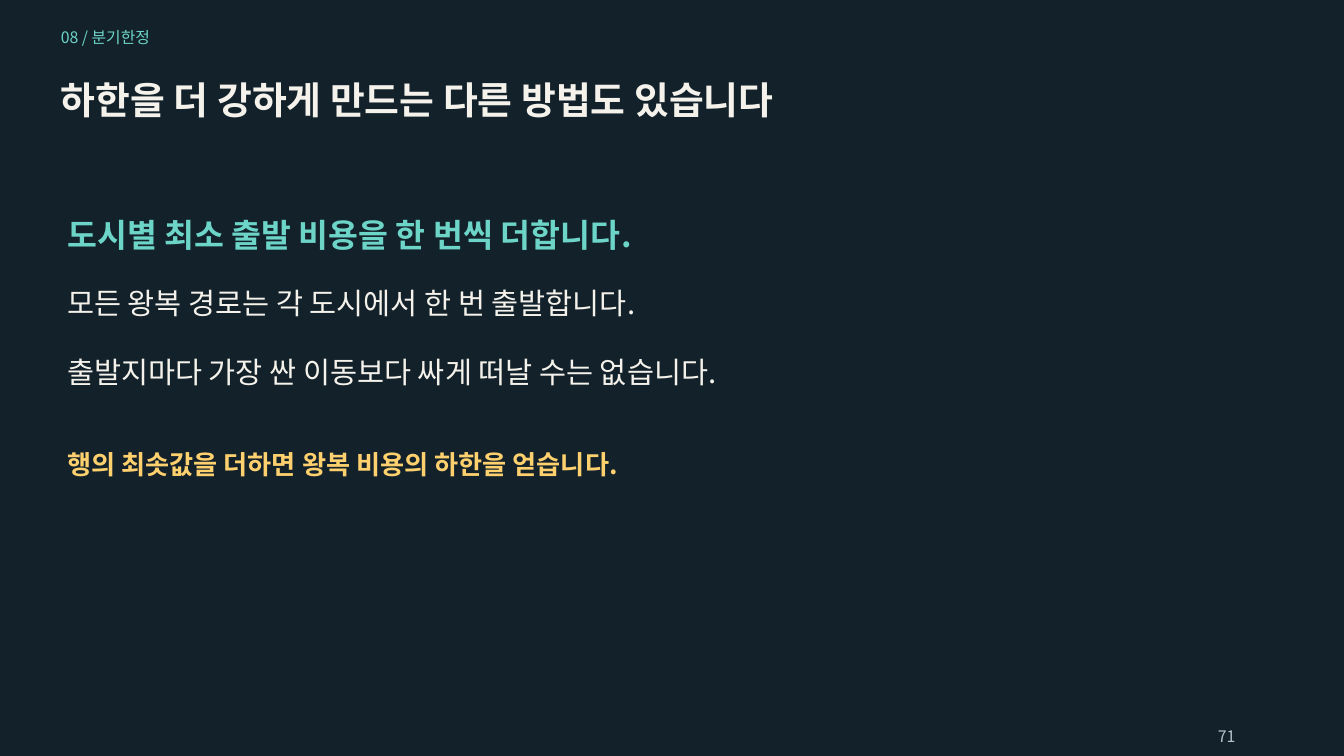
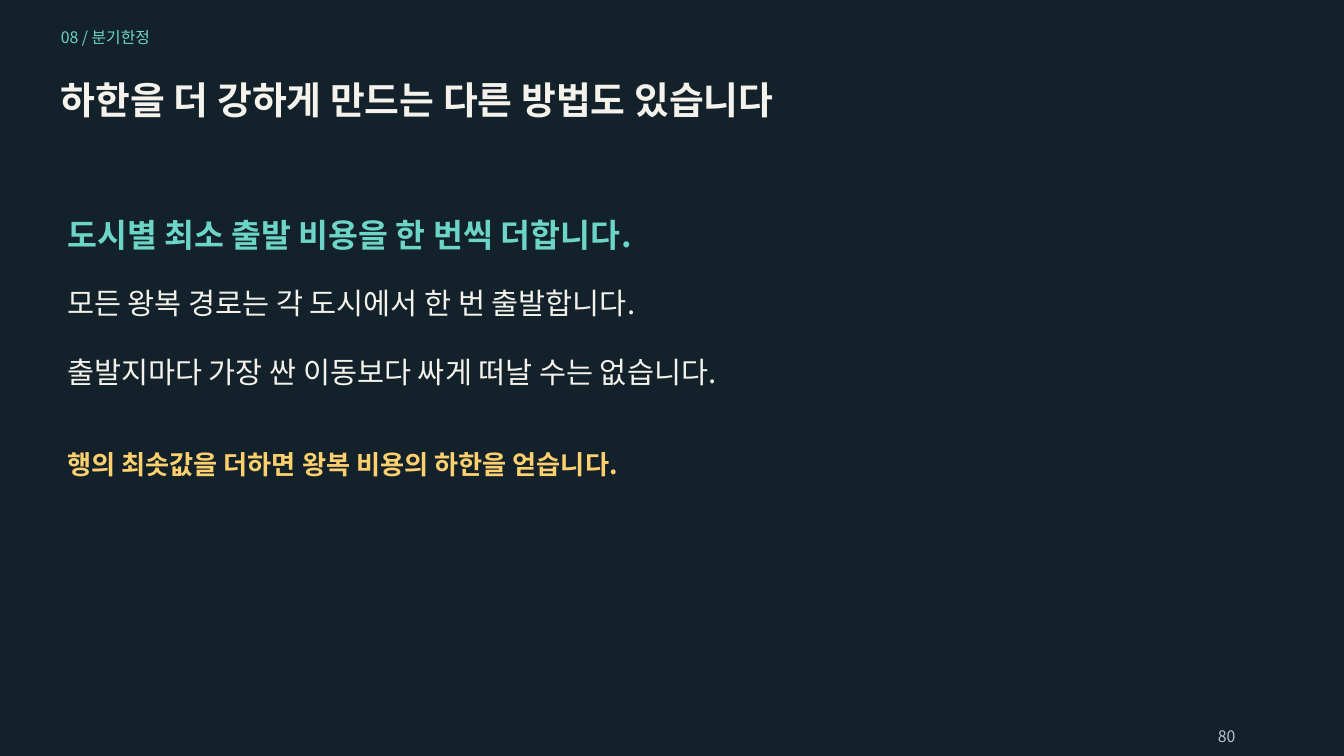
Before and after one commit to Sangdon-Park/Sangdon-Park.github.io, a slide deck: slide 80 of data/알고리즘/8장_분기한정_기법.pptx (slide 71 before the commit). Drawn at 1344x756 pixels with LibreOffice and Linux fonts; fonts in the diff are those of the drawing. Boxes give left, top, right and bottom in pixels: in the first picture for what was removed or moved away, otherwise in the second. Text is boxed around its words. In the diff, an @@ line names an element or a change of style, - is before the commit and + after.

```diff
--- a/data/알고리즘/8장_분기한정_기법.pptx
+++ b/data/알고리즘/8장_분기한정_기법.pptx
@@ text at [1218,730,1236,742]: text changed @@
-71
+80
```
Also in this commit, not shown: 53 other slides changed, 12 slides added, 3 slides removed, 4 other files.
